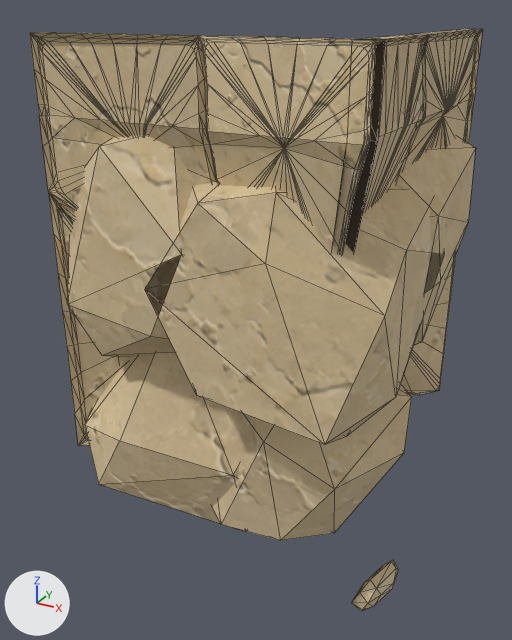
Before and after pictures for a commit that changed the glTF model assets/custom/models/ground_modules/ground_bottom_square_corner_10.glb.
Both versions are drawn from a camera (50 mm lens) standing at (1.56, -1.54, 1.06) and looking at (0.45, 0.46, 0.06). Arrows for +X, +Y and +Z are at lower left; the lights stay in place. The first picture is the older version. Mesh edges are drawn as thin lines. Vertices at exactly the same position are counted once.

In view in the first picture: 'GroundBottomSquareCorner10_Body'.
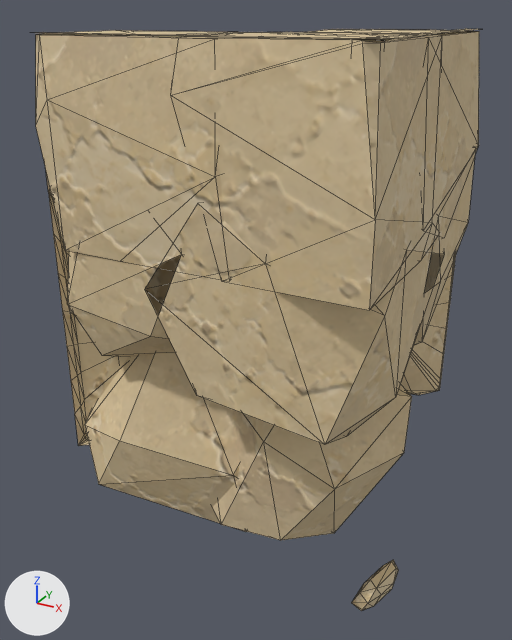
Boxes [x1, y1, x2, y2] around the edits, measured in the pictures (512 x 640 px):
'GroundBottomSquareCorner10_Body', reshaped: before [30, 29, 482, 611]; after [36, 29, 479, 611]
part 1 of me_groundbottomsquarecorner10_bodymesh, added (beige): after [36, 30, 242, 266]
part 2 of me_groundbottomsquarecorner10_bodymesh, added (beige): after [171, 32, 442, 310]
part 3 of me_groundbottomsquarecorner10_bodymesh, added (brown): after [309, 29, 479, 235]
part 4 of me_groundbottomsquarecorner10_bodymesh, built on (beige): before [30, 29, 482, 204]

The edits, one by one:
me_groundbottomsquarecorner10_bodymesh is used by ob_groundbottomsquarecorner10_body; location (0.0, 0.0, 0.0).
me_groundbottomsquarecorner10_bodymesh had 948 vertices, 1793 faces and spanned x 0.0..1.04, y -0.04..1.0, z -0.97..1.0.
me_groundbottomsquarecorner10_bodymesh now has 863 vertices, 1534 faces and spans x 0.0..1.04, y -0.04..1.0, z -0.97..1.0.
me_groundbottomsquarecorner10_bodymesh part 1: a new loose piece of 28 vertices spanning x 0.0..0.78, y -0.04..0.43, z 0.4..1.0, in mat_sandstone_plate_14_005.
me_groundbottomsquarecorner10_bodymesh part 2: a new loose piece of 25 vertices spanning x 0.41..1.04, y -0.04..0.6, z 0.4..1.0, in mat_sandstone_plate_14_005.
me_groundbottomsquarecorner10_bodymesh part 3: a new loose piece of 25 vertices spanning x 0.45..1.04, y 0.28..1.0, z 0.4..1.0, in mat_sandstone_plate_14_005.
Part 4, on me_groundbottomsquarecorner10_bodymesh:
163 vertices are removed from x 0.0..1.0, y 0.0..1.0, z 0.79..1.0.
452 faces are deleted.
10 vertices move within x 0.78..0.99, y 0.0..0.32, z 0.78.
14 new faces join them, mat_sandstone_plate_3_009.
6 new faces join them, mat_sandstone_plate_4_009.
11 new faces join them, mat_sandstone_plate_5_009.
18 new faces join them, mat_sandstone_plate_7_009.
